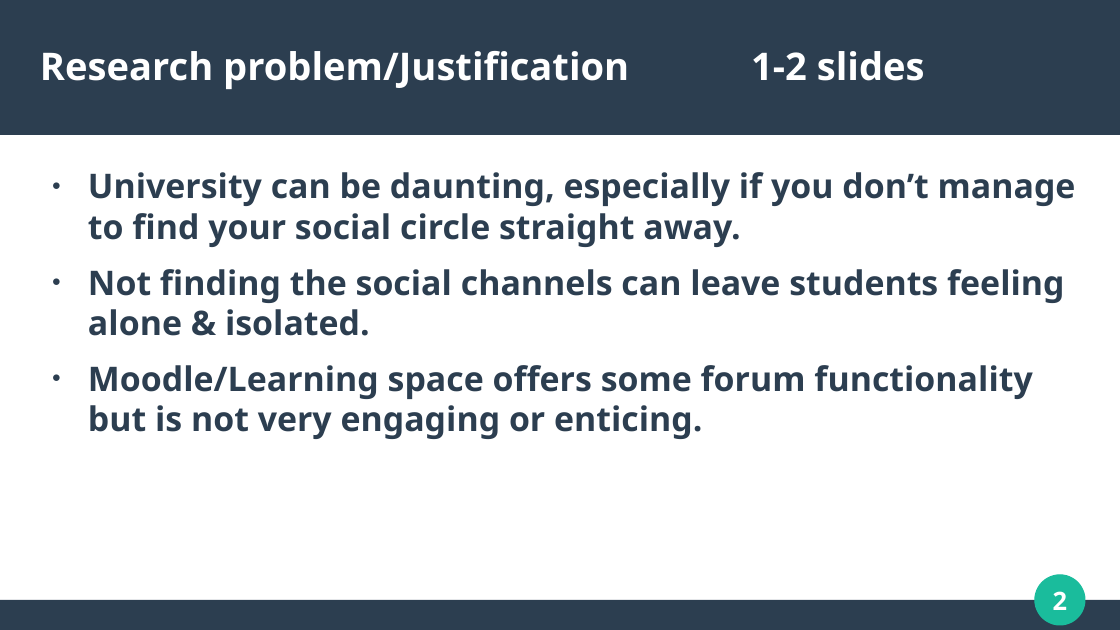
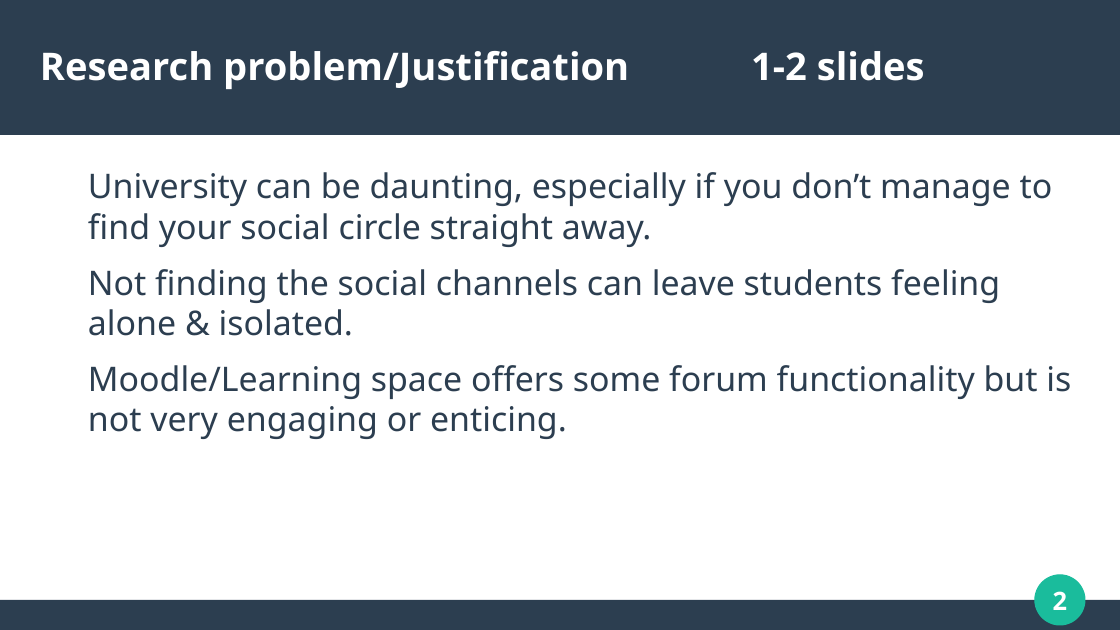
Before and after one commit to dannydaley/myUniSocial, a slide deck: slide 2 of Documentation/COMP320 PRESENTATION.odp. Drawn at 1120x630 pixels with LibreOffice and Linux fonts; fonts in the diff are those of the drawing. Boxes give left, top, right and bottom in pixels: in the first picture for what was removed or moved away, otherwise in the second. Text is boxed around its words. In the diff, an @@ line names an element or a change of style, - is before the commit and + after.

```diff
--- a/Documentation/COMP320 PRESENTATION.odp
+++ b/Documentation/COMP320 PRESENTATION.odp
@@ text "University can be daunting, especially ..." at (x1=88, y1=172, x2=1071, y2=439): bold off; bullet ● to none @@
```
Also in this commit, not shown: 9 other slides changed, 2 slides added, 2 slides removed, 1 other file.
